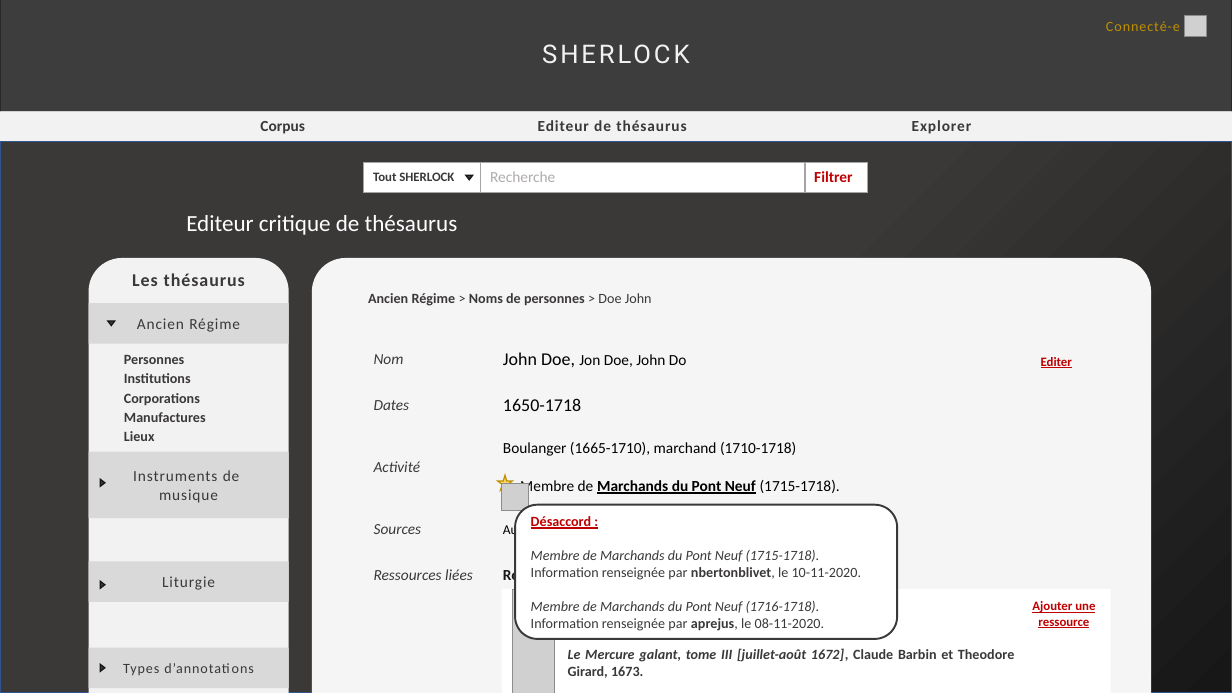
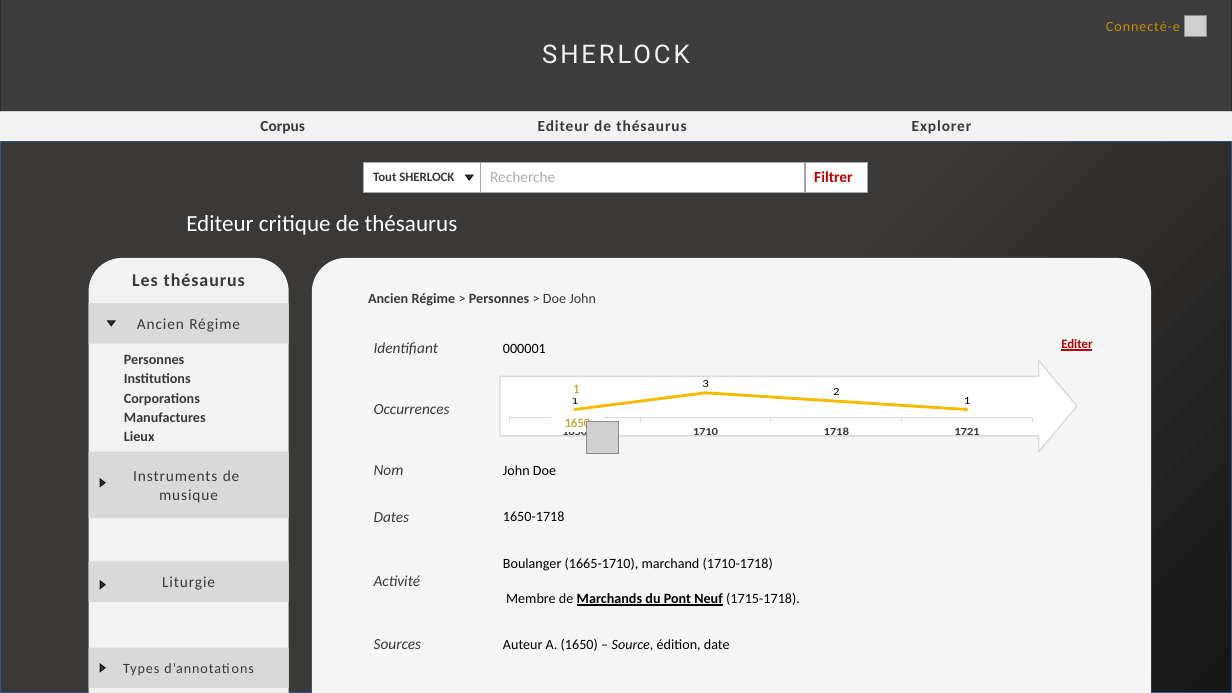
Before and after one commit to Amleth/SHERLOCK, a slide deck: slide 6 of modélisation/mercure-galant-thésaurus-ancien-régime/Ecrans.pptx. Drawn at 1232x693 pixels with LibreOffice and Linux fonts; fonts in the diff are those of the drawing; grey boxes stand for pictures. Boxes give left, top, right and bottom in pixels: in the first picture for what was removed or moved away, otherwise in the second. Text is boxed around its words. In the diff, an @@ line names an element or a change of style, - is before the commit and + after.

```diff
--- a/modélisation/mercure-galant-thésaurus-ancien-régime/Ecrans.pptx
+++ b/modélisation/mercure-galant-thésaurus-ancien-régime/Ecrans.pptx
@@ text at box(368, 293, 596, 306): text changed @@
-Ancien Régime > Noms de personnes > Doe John
+Ancien Régime > Personnes > Doe John
@@ table at box(360, 314, 1111, 693) @@
-row 1: Nom | John Doe, Jon Doe, John Do
+row 1: Identifiant | 000001
+row 2: Occurrences | 
+row 3: Nom | John Doe
-row 4: Sources | Auteur A. (1765) – Source, édition, date.
-row 5: Ressources liées | Ressources IReMus
+row 6: Sources | Auteur A. (1650) – Source, édition, date
-row 7:  | 
@@ table: place and size @@
-table at box(360, 325, 1111, 679)
+table at box(360, 314, 1111, 693)
@@ text "Editer" rewrapped from box(1041, 357, 1072, 368) to box(1061, 337, 1092, 352) @@
@@ line chart added at box(498, 378, 1043, 439) @@
+categories: 1650, 1710, 1718, 1721
+Series 1: 1, 3, 2, 1
@@ right arrow added at box(500, 360, 1077, 451), fill #FFFFFF, outline #D9D9D9 1 pt @@
@@ rounded rectangle added at box(551, 379, 603, 397), fill #FFFFFF, 10 pt, text #BF9000 @@
+1
@@ rounded rectangle added at box(552, 413, 604, 432), fill #FFFFFF, 10 pt, text #BF9000 @@
+1650
@@ picture added at box(587, 421, 618, 453) @@
@@ star removed at box(498, 475, 513, 490) @@
@@ picture removed at box(502, 483, 529, 510) @@
@@ rounded rectangle removed at box(516, 505, 897, 639) @@
-Désaccord :
-Membre de Marchands du Pont Neuf (1715-1718).
-Information renseignée par nbertonblivet, le 10-11-2020.
-Membre de Marchands du Pont Neuf (1716-1718).
-Information renseignée par aprejus, le 08-11-2020.
@@ rectangle removed at box(502, 590, 1111, 693) @@
@@ picture removed at box(512, 590, 555, 693) @@
@@ text removed at box(568, 601, 1014, 678) @@
-Communauté de marchands et de bourgeois.
-Le Mercure galant, tome III [juillet-août 1672], Claude Barbin et Theodore Girard, 1673.
@@ rounded rectangle removed at box(1015, 601, 1113, 626) @@
-Ajouter une ressource
```
Also in this commit, not shown: 4 other slides changed.
